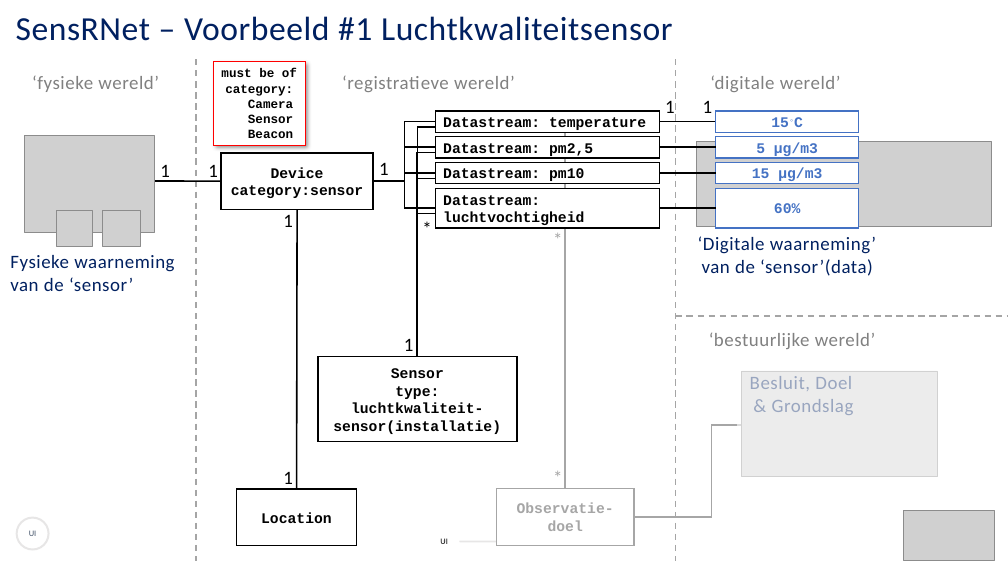
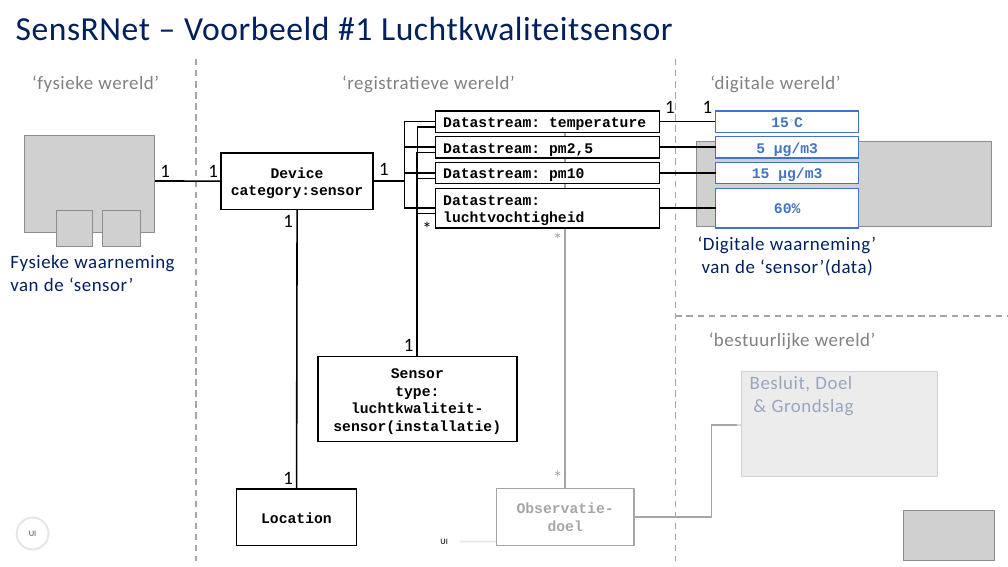
Before and after one commit to kadaster-labs/sensrnet-home, a slide deck: slide 9 of docs/SensRNet-Datamodel-explained.pptx. Drawn at 1008x567 pixels with LibreOffice and Linux fonts; fonts in the diff are those of the drawing; grey boxes stand for pictures; background and template pictures are left out. Boxes give left, top, right and bottom in pixels: in the first picture for what was removed or moved away, otherwise in the second. Text is boxed around its words. In the diff, an @@ line names an element or a change of style, - is before the commit and + after.

```diff
--- a/docs/SensRNet-Datamodel-explained.pptx
+++ b/docs/SensRNet-Datamodel-explained.pptx
@@ rectangle removed at box(213, 61, 306, 145) @@
-must be of category:
-Camera
-Sensor
-Beacon
```
Also in this commit, not shown: 7 other slides changed, 12 slides added.
